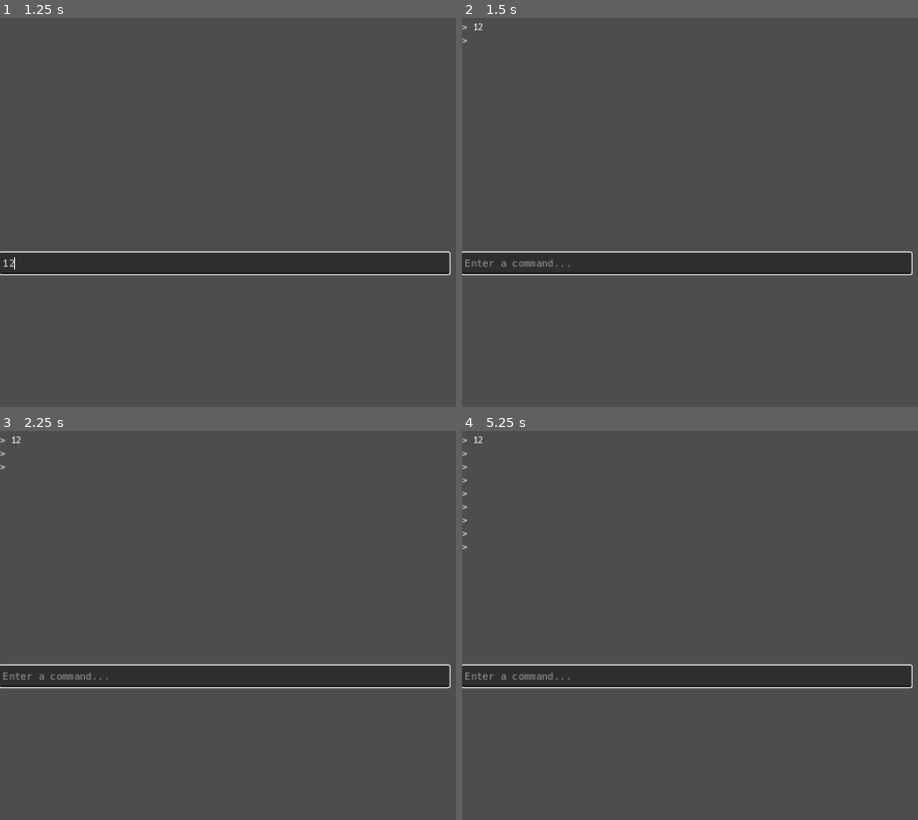
Above: before the commit, frames 1-4 (two rows, left to right).
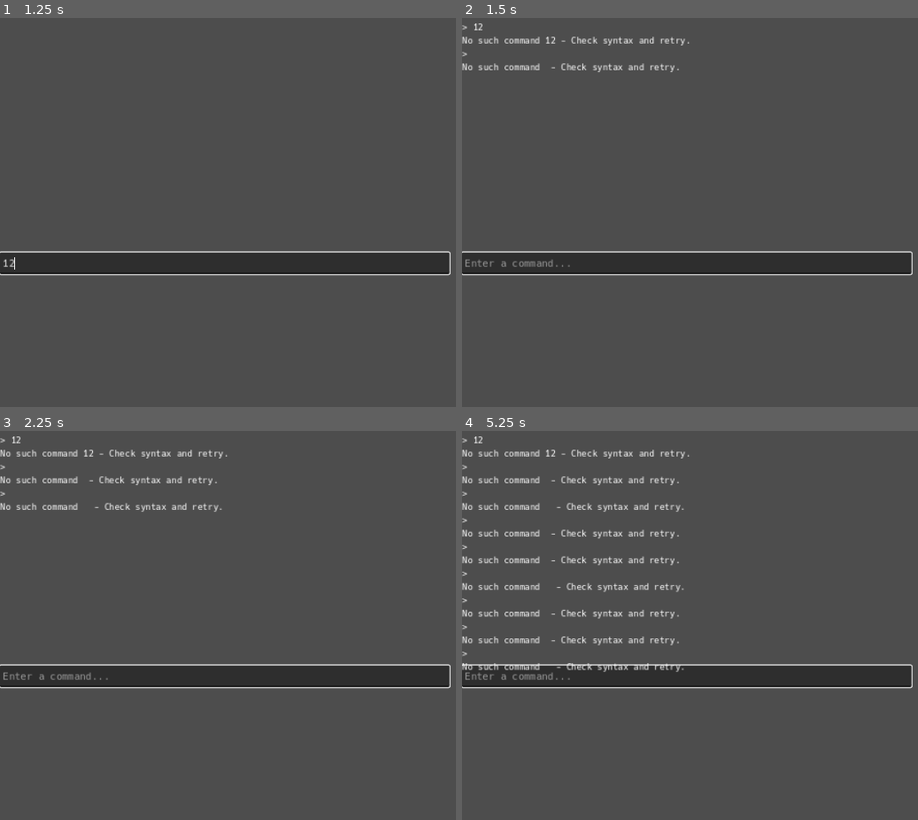
Above: after the commit, the same moments.

Repository: pivinx1/canon
Game: Godot game, scene res://prefab/terminal.tscn
Same seed, same stepped clock (60 frames per second), same inputs: the game is played once before the commit and once after it. This scene is started directly instead of the project's main scene.
Inputs (mouse positions are in pixels of both pictures, inside the frame that each line leads up to):
- Up to frame 1 (1.25 s): click (223, 263) at 0.52 s; type "12" at 0.6 s
- Up to frame 2 (1.5 s): tap Enter at 1.25 s; hold Enter from 1.28 s (still down)
- Up to frame 3 (2.25 s): tap Space at 2 s; release Enter at 2.03 s; tap Enter at 2.1 s
- Up to frame 4 (5.25 s): tap Enter at 2.75, 3.6, 4.25, 5.1 s; hold Enter 2.78-3.53 s; tap Space at 3.5, 5 s; hold Enter 4.28-5.03 s

Frame 1 is identical in both runs. In frame 2, 0.8% of the frame differs, in the area x 0-50%, y 4-14%; in frame 3, 1.2%; in frame 4, 3.5%, in the area x 0-50%, y 4-62%.
Error before the commit: Trying to assign a value of type "PackedStringArray" to a variable of type "Array[String]". (res://scripts/terminal/terminal.gd:21)

Commit message:
loopback and connect command

Diff:
--- a/scripts/terminal/terminal.gd
+++ b/scripts/terminal/terminal.gd
@@ -18,7 +18,8 @@
 	echo_box.text += str("\n" + str)
 
 func handleCommand(command: String):
-	var slicedCommand: Array[String] = command.rsplit()
+	var slicedCommand: PackedStringArray = command.rsplit(" ")
+	print([slicedCommand])
 	match slicedCommand[0]:
 		"roundup":
 			var agentArray: Array = globaldata.generateAgent(globaldata.currentSector, "generic")
@@ -28,6 +29,8 @@
 		"connect":
 			var targetMac: String = slicedCommand[1]
 			if targetMac == playerdata.playerInfoDict["playerMac"] or targetMac == "00:00:00:00:00:00":
-				pass
+				var connection = globaldata.connectionDict
+				connection["hostname"] = playerdata.playerInfoDict["playerHostname"]
+				connection["address"] = playerdata.playerInfoDict["playerMac"]
 		_:
 			echo("No such command " + command + " - Check syntax and retry.")
